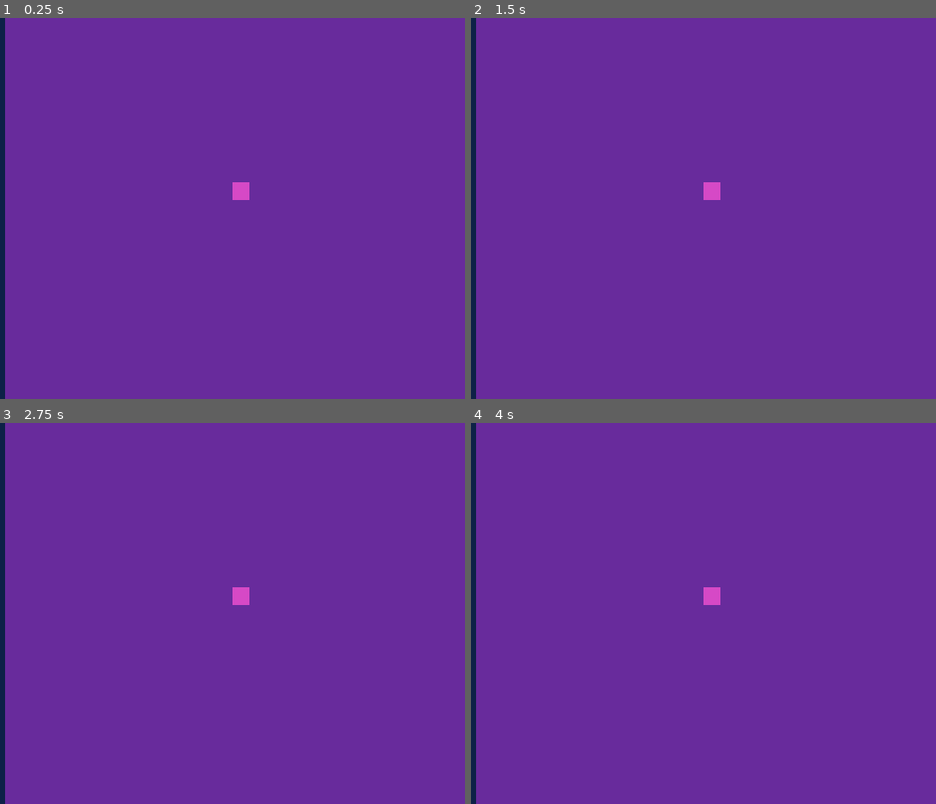
Above: before the commit, frames 1-4 (two rows, left to right).
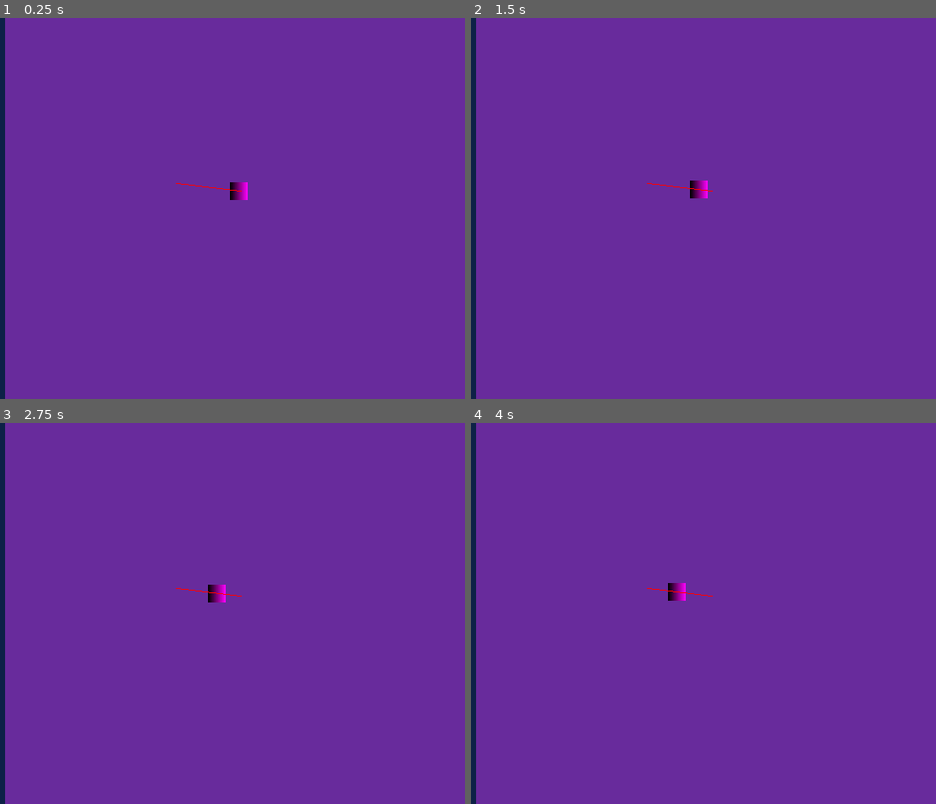
Above: after the commit, the same moments.

Repository: BoopEnthusiast/Micro-Jam-15
Game: Godot game, scene res://scenes/main.tscn
The game is run twice, just before and just after one commit, with the same random seed, the same clock (stepped at 60 frames per second) and the same inputs.
Inputs:
- Up to frame 1 (0.25 s): no input
- Up to frame 2 (1.5 s): tap Enter at 1.25 s
- Up to frame 3 (2.75 s): no input
- Up to frame 4 (4 s): no input

The runs differ from the first frame. In frame 1, 0.2% of the frame differs, in the area x 37-54%, y 43-48%; in frame 2, 0.3%; in frame 3, 0.4%, in the area x 37-54%, y 42-48%; in frame 4, 0.4%.
Error before the commit: Parse Error: Expected indented block after function declaration. (res://scripts/villager.gd:10)

Commit message:
made code compile

Diff:
--- a/scenes/npc.tscn
+++ b/scenes/npc.tscn
@@ -7,8 +7,7 @@
 size = Vector2(50, 50)
 
 [sub_resource type="Gradient" id="Gradient_h7h7o"]
-offsets = PackedFloat32Array(0.385542)
-colors = PackedColorArray(0.843137, 0.290196, 0.780392, 1)
+colors = PackedColorArray(0, 0, 0, 1, 1, 0, 1, 1)
 
 [sub_resource type="GradientTexture1D" id="GradientTexture1D_ktqhm"]
 gradient = SubResource("Gradient_h7h7o")
@@ -19,6 +18,7 @@
 script = ExtResource("1_ub8a0")
 
 [node name="Navigation" type="NavigationAgent2D" parent="."]
+debug_enabled = true
 script = ExtResource("2_p53yk")
 
 [node name="Collider" type="CollisionShape2D" parent="."]
--- a/scripts/npc.gd
+++ b/scripts/npc.gd
@@ -6,6 +6,9 @@
 
 # In-scene nodes
 @onready var navigation = $Navigation
+
+# Name
+var village_name = "John"
 
 
 func _physics_process(_delta):
--- a/scripts/villager.gd
+++ b/scripts/villager.gd
@@ -8,3 +8,4 @@
 
 # functions
 func death():
+	pass
Not shown: 1 places in scenes/main.tscn that only renumber resources
